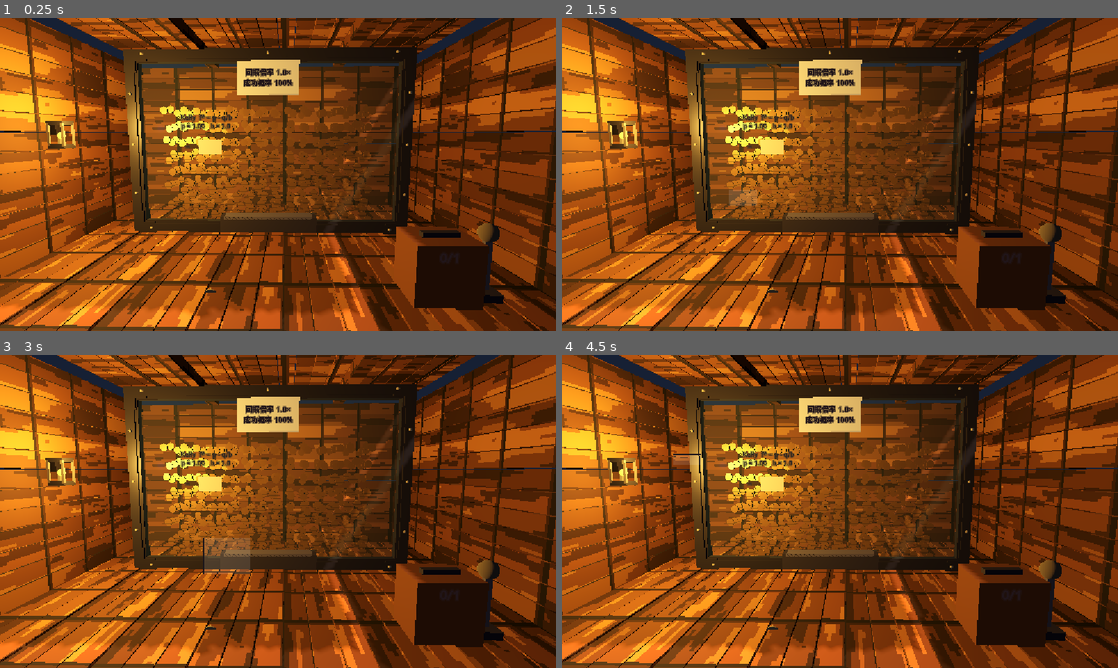
Above: before the commit, frames 1-4 (two rows, left to right).
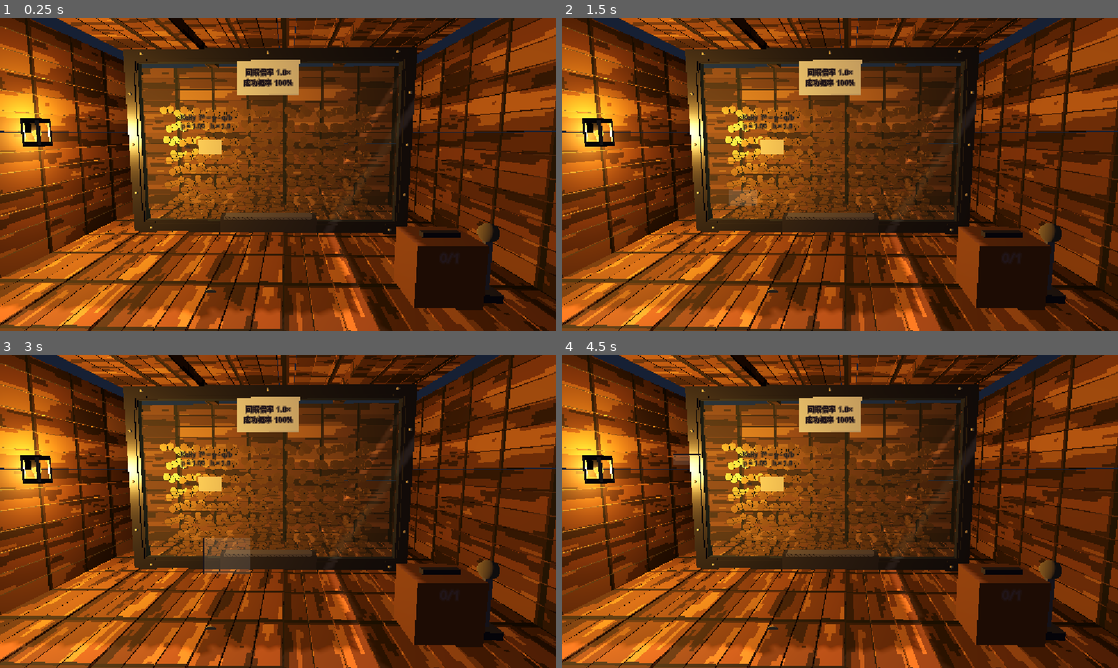
Above: after the commit, the same moments.

Repository: FFFpr/Ember-in-the-Night
Game: Godot game, scene res://art_style_demo/07_kelly_room/kelly_room.tscn
The game is run twice, just before and just after one commit, with the same random seed, the same clock (stepped at 60 frames per second) and the same inputs. This scene is started directly instead of the project's main scene.
Inputs (mouse positions are in pixels of both pictures, inside the frame that each line leads up to):
- Up to frame 1 (0.25 s): no input
- Up to frame 2 (1.5 s): tap Enter at 0.5 s; move the mouse to (962, 158) at 0.52 s; press the mouse at (962, 158) at 0.53 s; release the mouse at (962, 158) at 1.25 s; tap Space at 1.25 s; drag from (728, 190) to (812, 237) at 1.27 s
- Up to frame 3 (3 s): move the mouse to (333, 442) at 2.02 s; press the mouse at (333, 442) at 2.03 s; release the mouse at (333, 442) at 2.75 s; tap Enter at 2.75 s; drag from (250, 574) to (111, 464) at 2.77 s
- Up to frame 4 (4.5 s): move the mouse to (1006, 558) at 3.52 s; press the mouse at (1006, 558) at 3.53 s; release the mouse at (1006, 558) at 4.25 s; tap Space at 4.25 s; drag from (673, 464) to (756, 433) at 4.27 s

The runs differ from the first frame. In frame 1, 16% of the frame differs, in the area x 0-89%, y 0-92%; in frame 2, 16%; in frame 3, 16%; in frame 4, 16%.

Commit message:
Apply Kelly room wall lantern from Aseprite-User
Pin the submodule to the wall_lantern merge and mount the 48x48
sprite on the left wall with nearest sampling, alpha cut, and a
separate omni light at the ember.

Co-authored-by: 544205300 <544205300@qq.com>

Diff:
--- a/art_style_demo/07_kelly_room/kelly_look.gd
+++ b/art_style_demo/07_kelly_room/kelly_look.gd
@@ -157,40 +157,54 @@
 
 static func add_lantern(host: Node3D, pos: Vector3) -> void:
 	ensure_mats()
+	var flame_pos := pos + Vector3(0.10, 0.22, 0.04)
 	var tex := Assets.tex(Assets.WALL_LANTERN)
 	if tex != null:
+		var px := 0.010
+		var w: float = float(tex.get_width()) * px
+		var h: float = float(tex.get_height()) * px
 		var sprite := Sprite3D.new()
 		sprite.texture = tex
-		sprite.pixel_size = 0.014
+		sprite.pixel_size = px
 		sprite.shaded = true
 		sprite.alpha_cut = SpriteBase3D.ALPHA_CUT_DISCARD
 		sprite.alpha_scissor_threshold = 0.5
 		sprite.texture_filter = BaseMaterial3D.TEXTURE_FILTER_NEAREST
 		sprite.cast_shadow = GeometryInstance3D.SHADOW_CASTING_SETTING_ON
 		sprite.centered = true
-		sprite.position = pos + Vector3(0.06, float(tex.get_height()) * 0.014 * 0.5, 0)
+		# pos is the wall contact; bracket is the left of the 48×48 canvas.
+		sprite.position = pos + Vector3(w * 0.5 + 0.02, h * 0.5, 0.0)
 		host.add_child(sprite)
-		return
-	_box(host, Vector3(0.08, 0.10, 0.08), pos + Vector3(0.02, 0.22, 0), _metal_d)
-	_box(host, Vector3(0.16, 0.04, 0.16), pos + Vector3(0.08, 0.28, 0), _metal_m)
-	_box(host, Vector3(0.16, 0.04, 0.16), pos + Vector3(0.08, 0.06, 0), _metal_m)
-	for dx in [-0.07, 0.07]:
-		for dz in [-0.07, 0.07]:
-			_box(host, Vector3(0.02, 0.22, 0.02), pos + Vector3(0.08 + dx, 0.17, dz), _metal_l)
-	var flame := MeshInstance3D.new()
-	var sph := SphereMesh.new()
-	sph.radius = 0.035
-	sph.height = 0.07
-	flame.mesh = sph
-	var fmat := StandardMaterial3D.new()
-	fmat.albedo_color = Color8(255, 186, 72)
-	fmat.emission_enabled = true
-	fmat.emission = Color8(220, 96, 28)
-	fmat.emission_energy_multiplier = 2.2
-	flame.material_override = fmat
-	flame.position = pos + Vector3(0.08, 0.16, 0)
-	flame.cast_shadow = GeometryInstance3D.SHADOW_CASTING_SETTING_OFF
-	host.add_child(flame)
+		flame_pos = sprite.position + Vector3(w * 0.12, h * 0.06, 0.05)
+	else:
+		_box(host, Vector3(0.08, 0.10, 0.08), pos + Vector3(0.02, 0.22, 0), _metal_d)
+		_box(host, Vector3(0.16, 0.04, 0.16), pos + Vector3(0.08, 0.28, 0), _metal_m)
+		_box(host, Vector3(0.16, 0.04, 0.16), pos + Vector3(0.08, 0.06, 0), _metal_m)
+		for dx in [-0.07, 0.07]:
+			for dz in [-0.07, 0.07]:
+				_box(host, Vector3(0.02, 0.22, 0.02), pos + Vector3(0.08 + dx, 0.17, dz), _metal_l)
+		var flame := MeshInstance3D.new()
+		var sph := SphereMesh.new()
+		sph.radius = 0.035
+		sph.height = 0.07
+		flame.mesh = sph
+		var fmat := StandardMaterial3D.new()
+		fmat.albedo_color = Color8(255, 186, 72)
+		fmat.emission_enabled = true
+		fmat.emission = Color8(220, 96, 28)
+		fmat.emission_energy_multiplier = 2.2
+		flame.material_override = fmat
+		flame.position = pos + Vector3(0.08, 0.16, 0)
+		flame.cast_shadow = GeometryInstance3D.SHADOW_CASTING_SETTING_OFF
+		host.add_child(flame)
+		flame_pos = flame.position
+	var lamp := OmniLight3D.new()
+	lamp.position = flame_pos
+	lamp.light_color = Color8(255, 186, 72)
+	lamp.light_energy = 3.1
+	lamp.omni_range = 7.0
+	lamp.shadow_enabled = false
+	host.add_child(lamp)
 
 
 static func marker_label(pos: Vector3, size: int) -> Label3D:
--- a/art_style_demo/07_kelly_room/kelly_room.gd
+++ b/art_style_demo/07_kelly_room/kelly_room.gd
@@ -422,14 +422,7 @@
 	sun.light_energy = 0.55
 	sun.shadow_enabled = true
 	add_child(sun)
-	var lamp := OmniLight3D.new()
-	lamp.position = Vector3(-1.88, 1.36, -0.42)
-	lamp.light_color = Color8(255, 186, 72)
-	lamp.light_energy = 3.1
-	lamp.omni_range = 7.0
-	lamp.shadow_enabled = false
-	add_child(lamp)
-	Look.add_lantern(self, Vector3(-2.22, 1.10, -0.55))
+	Look.add_lantern(self, Vector3(-2.40, 1.12, -0.48))
 
 
 func _make_room() -> void:
--- a/art_style_demo/07_kelly_room/tests/test_kelly_round.gd
+++ b/art_style_demo/07_kelly_room/tests/test_kelly_round.gd
@@ -316,3 +316,5 @@
 	_expect(Assets.tex(Assets.WOOD_WALL) != null, "issue 29 wall tile loads")
 	_expect(FileAccess.file_exists(Assets.WOOD_FLOOR), "issue 29 floor tile export exists")
 	_expect(Assets.tex(Assets.WOOD_FLOOR) != null, "issue 29 floor tile loads")
+	_expect(FileAccess.file_exists(Assets.WALL_LANTERN), "issue 29 wall lantern export exists")
+	_expect(Assets.tex(Assets.WALL_LANTERN) != null, "issue 29 wall lantern loads")
